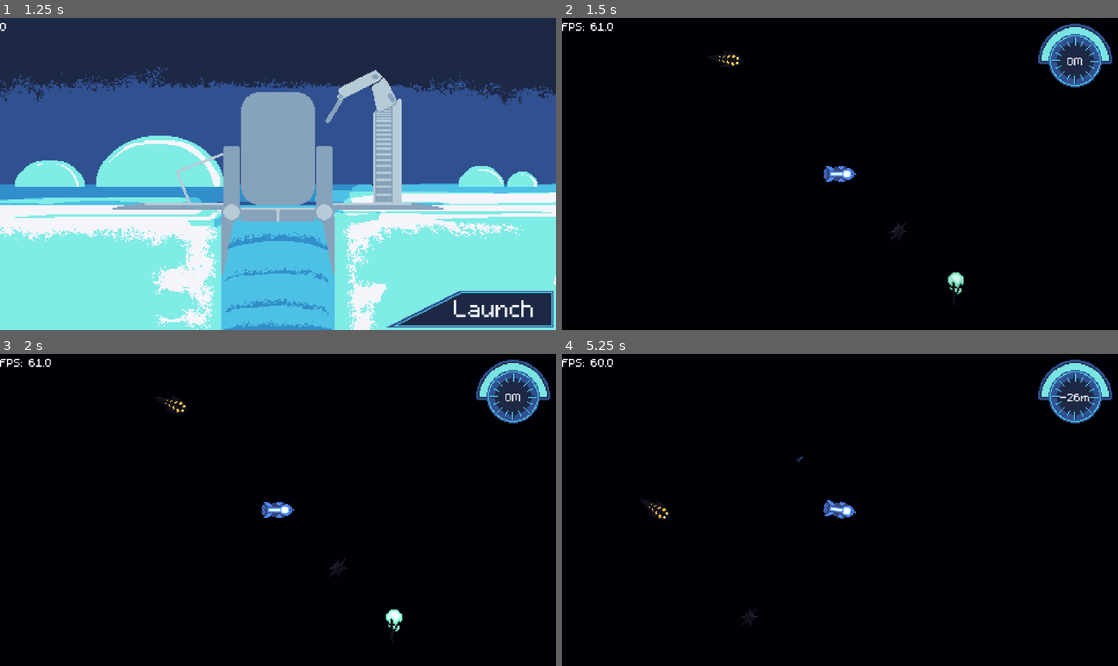
Above: before the commit, frames 1-4 (two rows, left to right).
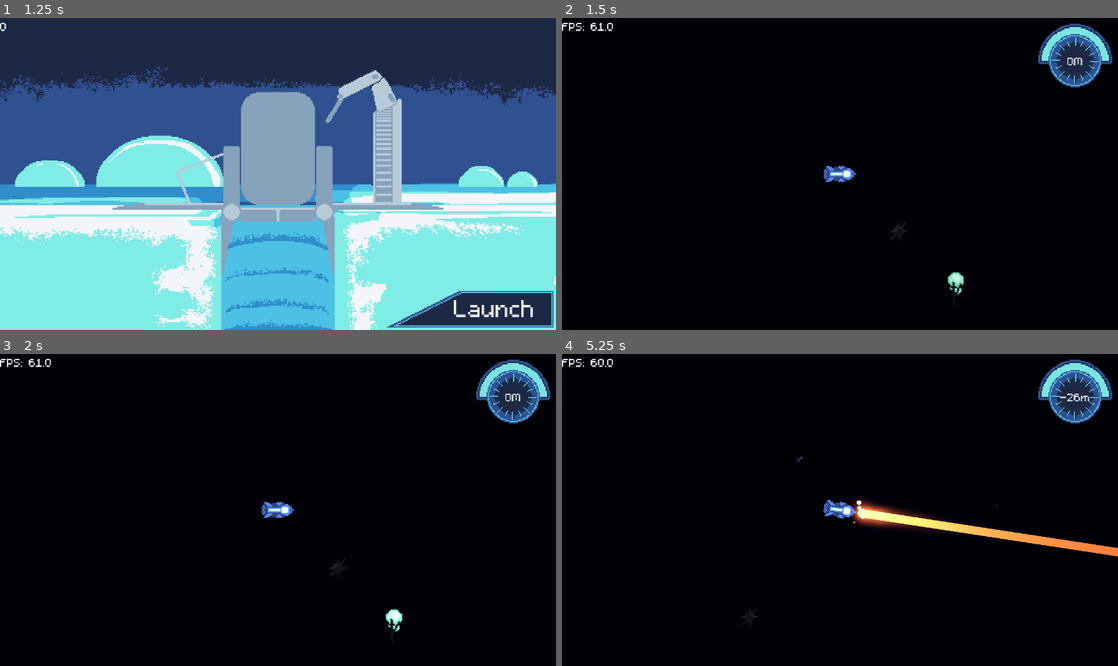
Above: after the commit, the same moments.

Repository: austingwatson/Depths
Game: Godot game, scene res://scenes/title_screen.tscn
Two runs of this game, one before a commit and one after it. Both use one fixed random seed, a clock stepped at 60 frames per second and the inputs below.
Inputs (mouse positions are in pixels of both pictures, inside the frame that each line leads up to):
- Up to frame 1 (1.25 s): click "Play" at 0.5 s
- Up to frame 2 (1.5 s): click "Launch" at 1.25 s
- Up to frame 3 (2 s): no input
- Up to frame 4 (5.25 s): move the mouse to (962, 494) at 2.02 s; hold Space (thrust) 2.03-2.78 s; hold Right mouse button (rotate) 2.03-2.78 s; tap 1 (test_weapon, bound only after the commit) at 2.3, 2.85, 3.8 s; move the mouse to (728, 525) at 2.77 s; right-click (728, 525) at 3.05 s; move the mouse to (895, 441) at 3.52 s; hold Right mouse button (rotate) 3.53-4.28 s; hold Space (thrust) 3.53-5.03 s; move the mouse to (812, 572) at 4.27 s; click (812, 572) at 4.35 s; right-click (812, 572) at 4.55 s; move the mouse to (1006, 556) at 5.02 s; hold Shift (sonar) from 5.03 s (still down)

Frame 1 is identical in both runs. In frame 2, less than 0.1% of the frame differs, in the area x 28-32%, y 11-16%; in frame 3, less than 0.1%; in frame 4, 2.0%, in the area x 15-100%, y 46-66%.

Commit message:
made laser beam good

Diff:
--- a/project.godot
+++ b/project.godot
@@ -73,6 +73,11 @@
 "events": [Object(InputEventMouseButton,"resource_local_to_scene":false,"resource_name":"","device":-1,"window_id":0,"a …(259 unchanged characters)…
 ]
 }
+test_weapon={
+"deadzone": 0.2,
+"events": [Object(InputEventKey,"resource_local_to_scene":false,"resource_name":"","device":-1,"window_id":0,"alt_pressed":false,"shift_pressed":false,"ctrl_pressed":false,"meta_pressed":false,"pressed":false,"keycode":0,"physical_keycode":49,"key_label":0,"unicode":49,"location":0,"echo":false,"script":null)
+]
+}
 
 [layer_names]
 
--- a/scenes/entity/actor/player.tscn
+++ b/scenes/entity/actor/player.tscn
@@ -13,6 +13,7 @@
 [ext_resource type="Script" uid="uid://41fi5af4texf" path="res://scripts/component/camera_2d.gd" id="10_8l8co"]
 [ext_resource type="PackedScene" uid="uid://dwfmk3hcaog1x" path="res://scenes/component/sonar.tscn" id="11_eybgf"]
 [ext_resource type="PackedScene" uid="uid://cfg0up4nynxx6" path="res://scenes/component/research_beam.tscn" id="13_qxtqe"]
+[ext_resource type="PackedScene" uid="uid://cb1jy3pa1b4tk" path="res://scenes/entity/projectile/laser.tscn" id="14_726y4"]
 
 [sub_resource type="AtlasTexture" id="AtlasTexture_8l8co"]
 atlas = ExtResource("3_v1h6o")
@@ -135,6 +136,11 @@
 
 [node name="ResearchBeam" parent="." instance=ExtResource("13_qxtqe")]
 
+[node name="Laser" parent="." instance=ExtResource("14_726y4")]
+position = Vector2(19, 0)
+hit_from_inside = true
+collide_with_areas = true
+
 [connection signal="charging" from="Energy" to="." method="_on_energy_charging"]
 [connection signal="energy_changed" from="Energy" to="." method="_on_energy_energy_changed"]
 [connection signal="no_energy" from="Energy" to="." method="_on_energy_no_energy"]
--- a/scenes/entity/projectile/laser.tscn
+++ b/scenes/entity/projectile/laser.tscn
@@ -1,15 +1,102 @@
-[gd_scene load_steps=2 format=3 uid="uid://c0myi78am28kh"]
+[gd_scene load_steps=11 format=3 uid="uid://cb1jy3pa1b4tk"]
 
-[ext_resource type="Script" uid="uid://dekh0t6tc6akx" path="res://scripts/entity/projectile/laser.gd" id="1_t1e12"]
+[ext_resource type="Script" uid="uid://dm3k1u5yc0s8j" path="res://scripts/entity/projectile/laser.gd" id="1"]
+[ext_resource type="Texture2D" uid="uid://i6plrgcblxll" path="res://assets/textures/effects/effect_sheet.png" id="2"]
+
+[sub_resource type="AtlasTexture" id="AtlasTexture_ngvef"]
+atlas = ExtResource("2")
+region = Rect2(0, 32, 8, 8)
+
+[sub_resource type="Curve" id="Curve_ngvef"]
+_data = [Vector2(0, 1), 0.0, 0.0, 0, 0, Vector2(0.5, 1), 0.0, 0.0, 0, 0, Vector2(1, 0), 0.0, 0.0, 0, 0]
+point_count = 3
+
+[sub_resource type="Gradient" id="Gradient_lconw"]
+offsets = PackedFloat32Array(0.58, 1)
+colors = PackedColorArray(1, 1, 1, 1, 1, 1, 1, 0)
+
+[sub_resource type="AtlasTexture" id="AtlasTexture_lconw"]
+atlas = ExtResource("2")
+region = Rect2(24, 32, 8, 8)
+
+[sub_resource type="Curve" id="Curve_ku2hi"]
+_data = [Vector2(0, 0), 0.0, 0.0, 0, 0, Vector2(0.5, 1), 0.0, 0.0, 0, 0, Vector2(1, 0), 0.0, 0.0, 0, 0]
+point_count = 3
+
+[sub_resource type="AtlasTexture" id="AtlasTexture_ku2hi"]
+atlas = ExtResource("2")
+region = Rect2(56, 32, 8, 8)
+
+[sub_resource type="Curve" id="Curve_lconw"]
+_data = [Vector2(0, 1), 0.0, 0.0, 0, 0, Vector2(0.5, 1), 0.0, 0.0, 0, 0, Vector2(1, 0), 0.0, 0.0, 0, 0]
+point_count = 3
+
+[sub_resource type="Gradient" id="Gradient_ku2hi"]
+offsets = PackedFloat32Array(0.58, 1)
+colors = PackedColorArray(1, 1, 1, 1, 1, 1, 1, 0)
 
 [node name="Laser" type="RayCast2D"]
-target_position = Vector2(1000, 0)
-script = ExtResource("1_t1e12")
+target_position = Vector2(0, 0)
+collision_mask = 13
+script = ExtResource("1")
+growth_time = 1.0
 
-[node name="Line2D" type="Line2D" parent="."]
-points = PackedVector2Array(0, 0, 1000, 0)
-width = 0.0
-default_color = Color(0.8, 0.192157, 0.211765, 1)
+[node name="FillLine2D" type="Line2D" parent="."]
+modulate = Color(1.5, 1.5, 1.5, 1)
+points = PackedVector2Array(0, 0, 100, 0)
+default_color = Color(0.941176, 0.411765, 0.188235, 1)
+texture_mode = 2
+joint_mode = 2
+begin_cap_mode = 2
+end_cap_mode = 2
+sharp_limit = 8.0
+antialiased = true
 
-[node name="CPUParticles2D" type="CPUParticles2D" parent="."]
-visible = false
+[node name="CastingParticles2D" type="CPUParticles2D" parent="."]
+modulate = Color(1.5, 1.5, 1.5, 1)
+show_behind_parent = true
+emitting = false
+texture = SubResource("AtlasTexture_ngvef")
+lifetime = 0.3
+gravity = Vector2(0, 0)
+initial_velocity_min = 100.0
+initial_velocity_max = 100.0
+scale_amount_min = 0.5
+scale_amount_max = 0.5
+scale_amount_curve = SubResource("Curve_ngvef")
+color_ramp = SubResource("Gradient_lconw")
+
+[node name="BeamParticles2D" type="CPUParticles2D" parent="."]
+modulate = Color(1.5, 1.5, 1.5, 1)
+emitting = false
+amount = 50
+texture = SubResource("AtlasTexture_lconw")
+preprocess = 1.0
+randomness = 1.0
+emission_shape = 3
+emission_rect_extents = Vector2(60, 20)
+particle_flag_align_y = true
+direction = Vector2(-1, 0)
+spread = 0.0
+gravity = Vector2(0, 0)
+tangential_accel_min = 100.0
+tangential_accel_max = 100.0
+scale_amount_min = 0.3
+scale_amount_max = 0.3
+scale_amount_curve = SubResource("Curve_ku2hi")
+
+[node name="CollisionParticles2D" type="CPUParticles2D" parent="."]
+modulate = Color(1.5, 1.5, 1.5, 1)
+show_behind_parent = true
+emitting = false
+amount = 16
+texture = SubResource("AtlasTexture_ku2hi")
+lifetime = 0.3
+spread = 50.0
+gravity = Vector2(0, 0)
+initial_velocity_min = 300.0
+initial_velocity_max = 300.0
+scale_amount_min = 0.5
+scale_amount_max = 0.5
+scale_amount_curve = SubResource("Curve_lconw")
+color_ramp = SubResource("Gradient_ku2hi")
--- a/scripts/entity/actor/player.gd
+++ b/scripts/entity/actor/player.gd
@@ -69,6 +69,9 @@
 
 func _physics_process(delta: float) -> void:
 	var direction := Vector2.RIGHT.rotated(rotation)
+
+	if Input.is_action_just_pressed("test_weapon"):
+		$Laser.is_casting = true
 
 	if no_power:
 		movement.stop(direction, delta)
--- a/scripts/entity/projectile/laser.gd
+++ b/scripts/entity/projectile/laser.gd
@@ -1,40 +1,84 @@
-class_name Laser
+# Casts a laser along a raycast, emitting particles on the impact point.
+# Use `is_casting` to make the laser fire and stop.
+# You can attach it to a weapon or a ship; the laser will rotate with its parent.
 extends RayCast2D
 
-@onready var line := $Line2D
-var is_casting:
-	get:
-		return is_casting
-	set(value):
-		is_casting = value
-		set_physics_process(is_casting)
+# Speed at which the laser extends when first fired, in pixels per seconds.
+@export var cast_speed := 7000.0
+# Maximum length of the laser in pixels.
+@export var max_length := 1400.0
+# Base duration of the tween animation in seconds.
+@export var growth_time := 0.1
 
-		if is_casting:
-			appear()
-		else:
-			disappear()
+# If `true`, the laser is firing.
+# It plays appearing and disappearing animations when it's not animating.
+# See `appear()` and `disappear()` for more information.
+var is_casting := false: set = set_is_casting
+
+@onready var fill : Line2D = $FillLine2D
+var tween : Tween
+@onready var casting_particles := $CastingParticles2D
+@onready var collision_particles := $CollisionParticles2D
+@onready var beam_particles := $BeamParticles2D
+
+@onready var line_width: float = fill.width
 
 
 func _ready() -> void:
 	set_physics_process(false)
+	fill.points[1] = Vector2.ZERO
 
 
-func _physics_process(_delta: float) -> void:
+func _physics_process(delta: float) -> void:
+	target_position = (target_position + Vector2.RIGHT * cast_speed * delta).limit_length(max_length)
+	cast_beam()
+
+
+func set_is_casting(cast: bool) -> void:
+	is_casting = cast
+
+	if is_casting:
+		target_position = Vector2.ZERO
+		fill.points[1] = target_position
+		appear()
+	else:
+		# Reset the laser endpoint
+		fill.points[1] = Vector2.ZERO
+
+		collision_particles.emitting = false
+		disappear()
+
+	set_physics_process(is_casting)
+	beam_particles.emitting = is_casting
+	casting_particles.emitting = is_casting
+
+
+# Controls the emission of particles and extends the Line2D to `cast_to` or the ray's
+# collision point, whichever is closest.
+func cast_beam() -> void:
+	var cast_point := target_position
+
 	force_raycast_update()
+	collision_particles.emitting = is_colliding()
 
-	var cast_point := Vector2(1000.0, 0.0)
 	if is_colliding():
-		print("is_colliding")
 		cast_point = to_local(get_collision_point())
+		collision_particles.global_rotation = get_collision_normal().angle()
+		collision_particles.position = cast_point
 
-	line.points[1] = cast_point
+	fill.points[1] = cast_point
+	beam_particles.position = cast_point * 0.5
+	beam_particles.emission_rect_extents.x = cast_point.length() * 0.5
 
 
 func appear() -> void:
-	var tween := create_tween()
-	tween.tween_property(line, "width", 10.0, 0.2).set_trans(Tween.TRANS_SINE).set_ease(Tween.EASE_IN_OUT)
-
+	if tween and tween.is_running():
+		tween.kill()
+	tween = create_tween()
+	tween.tween_property(fill, "width", line_width, growth_time * 2).from(0)
 
 func disappear() -> void:
-	var tween := create_tween()
-	tween.tween_property(line, "width", 0.0, 0.2).set_trans(Tween.TRANS_SINE).set_ease(Tween.EASE_IN_OUT)
+	if tween and tween.is_running():
+		tween.kill()
+	tween = create_tween()
+	tween.tween_property(fill, "width", 0, growth_time).from_current()
--- a/scripts/game.gd
+++ b/scripts/game.gd
@@ -15,9 +15,9 @@
 	floater.global_position = Vector2(100, 100)
 	EntityManager.add_entity(floater, true)
 
-	var hunter_fish := preload("res://scenes/entity/actor/hunter_fish.tscn").instantiate()
-	hunter_fish.global_position = Vector2(-100, -100)
-	EntityManager.add_entity(hunter_fish, true)
+	#var hunter_fish := preload("res://scenes/entity/actor/hunter_fish.tscn").instantiate()
+	#hunter_fish.global_position = Vector2(-100, -100)
+	#EntityManager.add_entity(hunter_fish, true)
 
 	var research_pickup := preload("res://scenes/entity/drops/resource_pickup.tscn").instantiate()
 	research_pickup.global_position = Vector2(-50, -50)
Not shown: 1 places in scenes/entity/actor/player.tscn that only renumber resources
Not shown, changed: scripts/entity/projectile/laser.gd.uid
